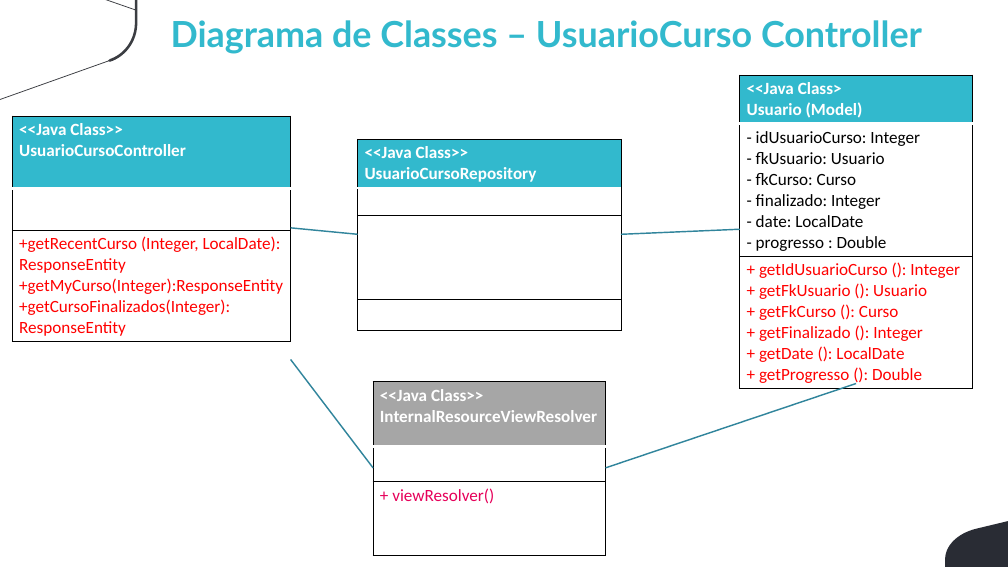
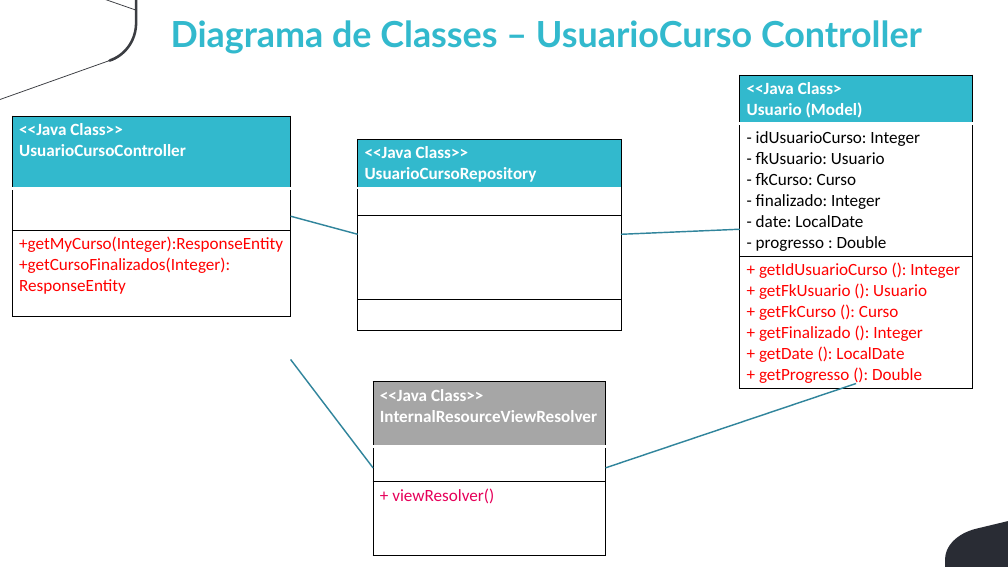
Before and after one commit to winicius-silva/viden-grupo-4-3adsb, a slide deck: slide 10 of Documentação/Engenharia de Sofware - Arq Componentes.pptx. Drawn at 1008x567 pixels with LibreOffice and Linux fonts; fonts in the diff are those of the drawing; background and template pictures are left out. Boxes give left, top, right and bottom in pixels: in the first picture for what was removed or moved away, otherwise in the second. Text is boxed around its words. In the diff, an @@ line names an element or a change of style, - is before the commit and + after.

```diff
--- a/Documentação/Engenharia de Sofware - Arq Componentes.pptx
+++ b/Documentação/Engenharia de Sofware - Arq Componentes.pptx
@@ table at [12, 116, 291, 316] @@
-row 3, column 1: +getRecentCurso (Integer, LocalDate): ResponseEntity / +getMyCurso(Integer):ResponseEntity / +getCursoFinalizados(Integer): / ResponseEntity
+row 3, column 1: +getMyCurso(Integer):ResponseEntity / +getCursoFinalizados(Integer): / ResponseEntity
@@ line moved from (291, 228) - (358, 235) to (291, 216) - (358, 235) @@
```
Also in this commit, not shown: 3 other slides changed, 1 other file.
